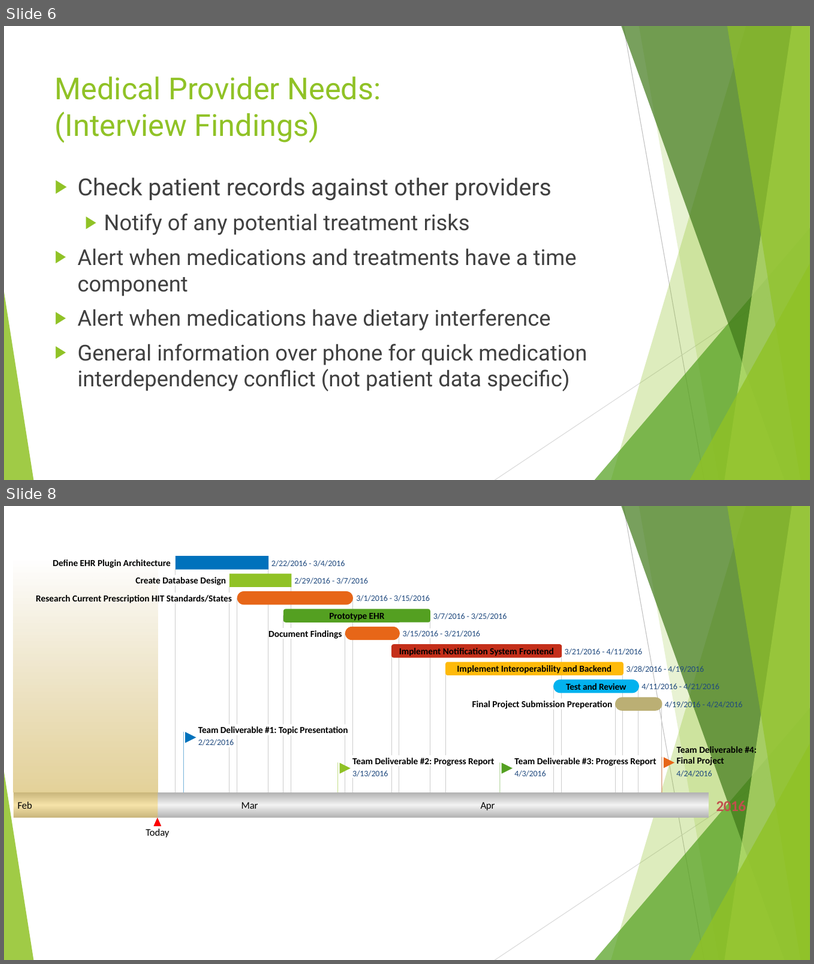
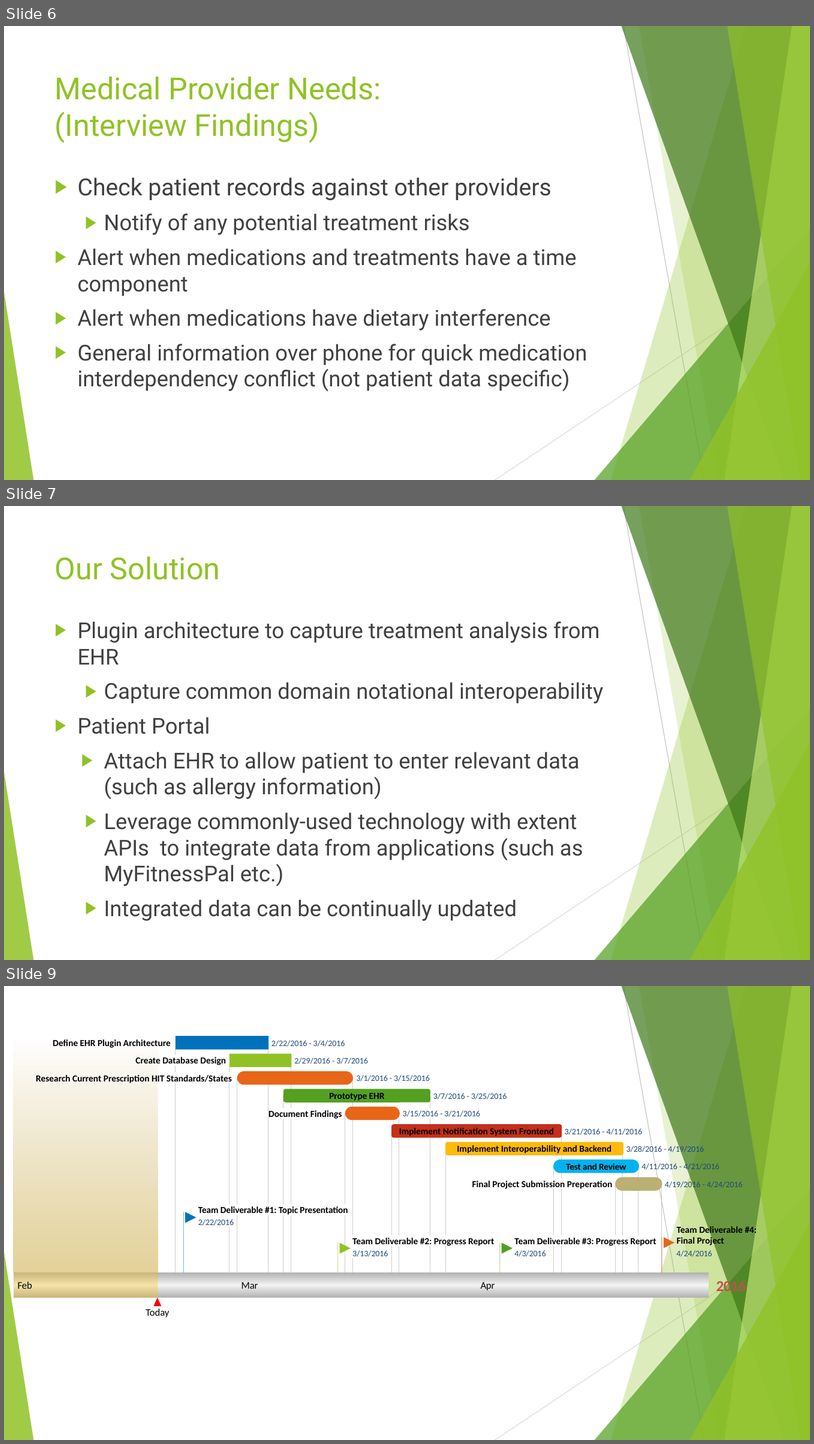
Before and after one commit to EhrgoHealth/CS6440, a slide deck: Topic.Presentation.pptx. Shown one above the other, each under a label of ours: slides 6 and 8 before the commit, slides 6, 7 and 9 after it; the slides between them are not shown. The pictures are 814x964 and 814x1444 pixels, drawn with LibreOffice and Linux fonts; fonts in the diff are those of the drawing. Boxes give left, top, right and bottom in pixels: in the first picture for what was removed or moved away, otherwise in the second. Text is boxed around its words. In the diff, an @@ line names an element or a change of style, - is before the commit and + after.

Commit message:
split slide 7/added Patient Portal info

```diff
--- a/Topic.Presentation.pptx
+++ b/Topic.Presentation.pptx
@@ slide 7 added at [4,506,810,960], background #FFFFFF; not listed: 10 template elements that a slide beside it also shows @@
@@ title added at [55,556,221,580], 36 pt, text #90C226 @@
+Our Solution
@@ text added at [78,621,603,921], 26 pt, text #404040 @@
+▶ Plugin architecture to capture treatment analysis from EHR
+  ▶ Capture common domain notational interoperability
+▶ Patient Portal
+    ▶ Attach EHR to allow patient to enter relevant data (such as allergy information)
+  ▶ Leverage commonly-used technology with extent APIs to integrate data from applications (such as MyFitnessPal etc.)
+  ▶ Integrated data can be continually updated
@@ what was slide 8 is now slide 9 @@
```
Also in this commit, not shown: 2 slides changed.
